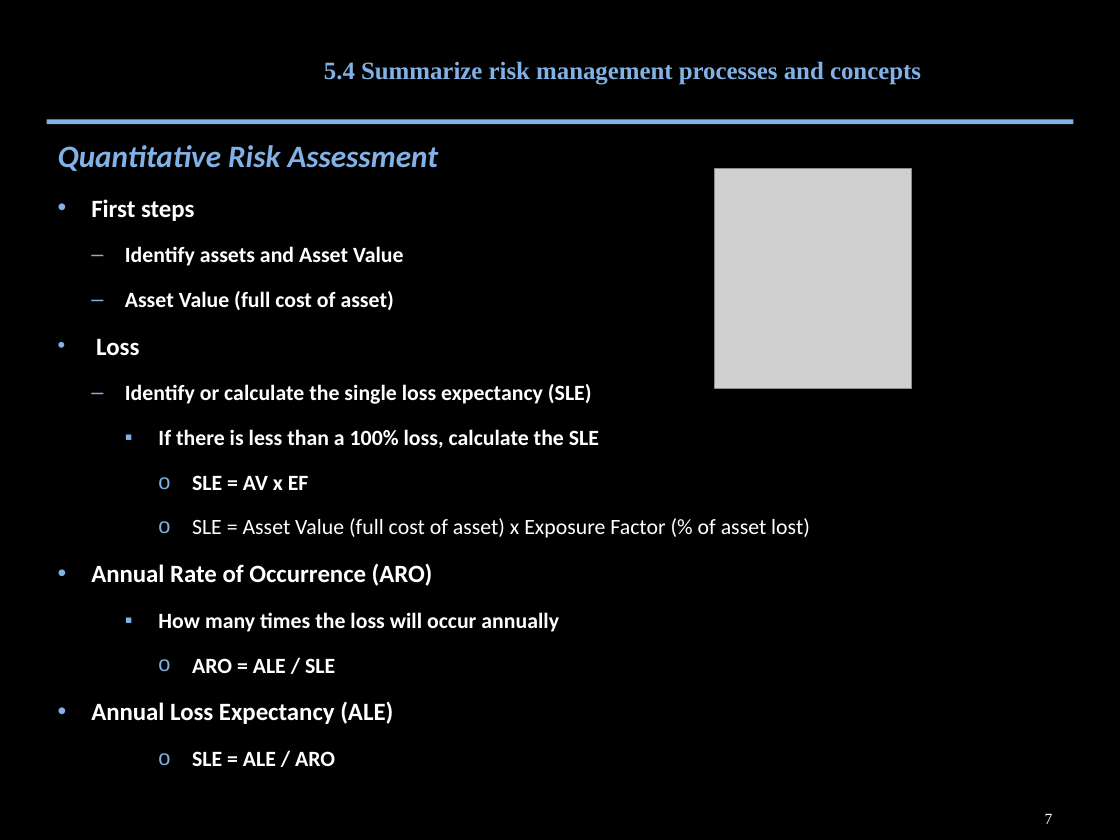
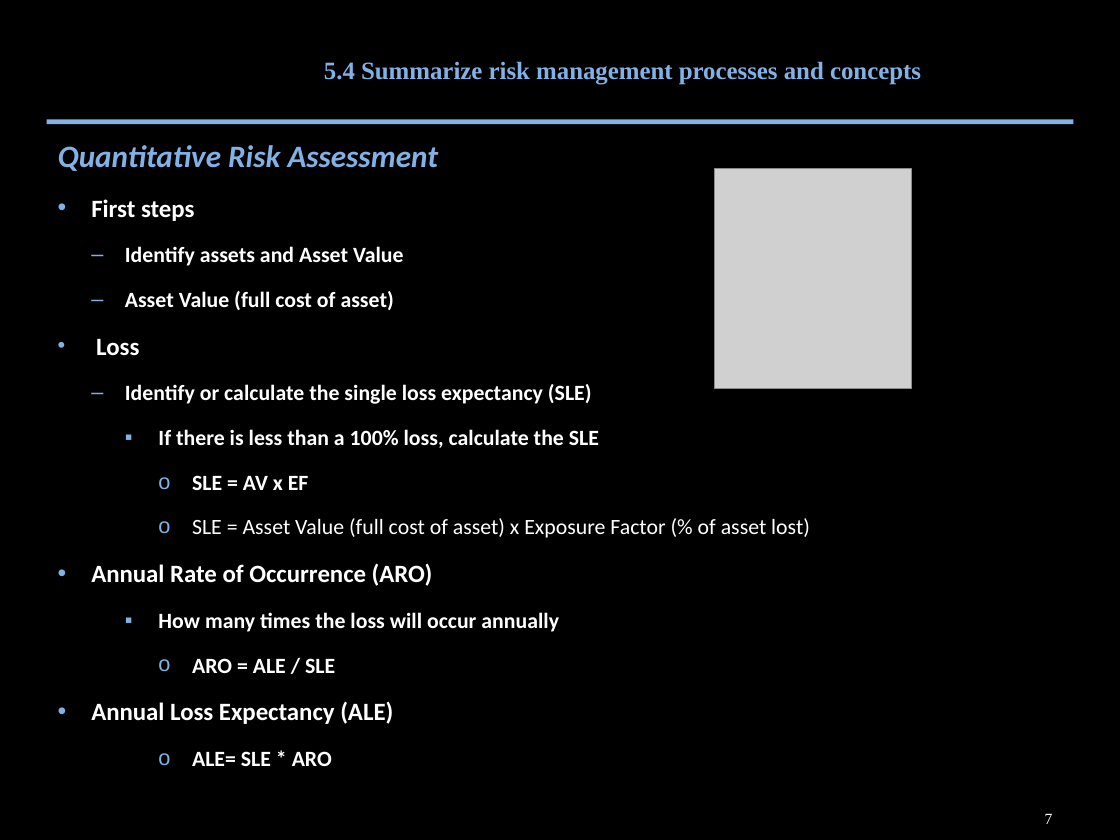
Before and after one commit to RinaDS/Sec-Resource-Library, a slide deck: slide 7 of 5-Slides(Jan 2023)/13. Risk, Resilience & Operations (50).pptx. Drawn at 1120x840 pixels with LibreOffice and Linux fonts; fonts in the diff are those of the drawing; grey boxes stand for pictures. Boxes give left, top, right and bottom in pixels: in the first picture for what was removed or moved away, otherwise in the second. Text is boxed around its words. In the diff, an @@ line names an element or a change of style, - is before the commit and + after.

```diff
--- a/5-Slides(Jan 2023)/13. Risk, Resilience & Operations (50).pptx
+++ b/5-Slides(Jan 2023)/13. Risk, Resilience & Operations (50).pptx
@@ text at [192,751,332,766]: text changed @@
-        o SLE = ALE / ARO
+        o ALE= SLE * ARO
```
